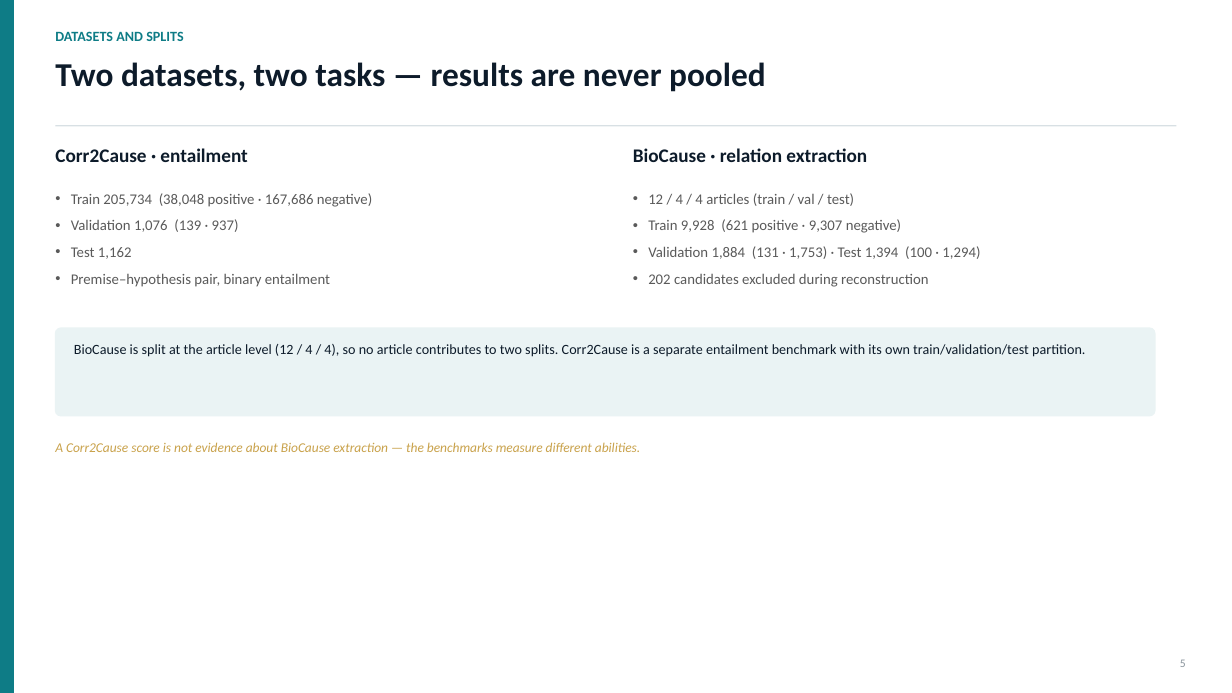
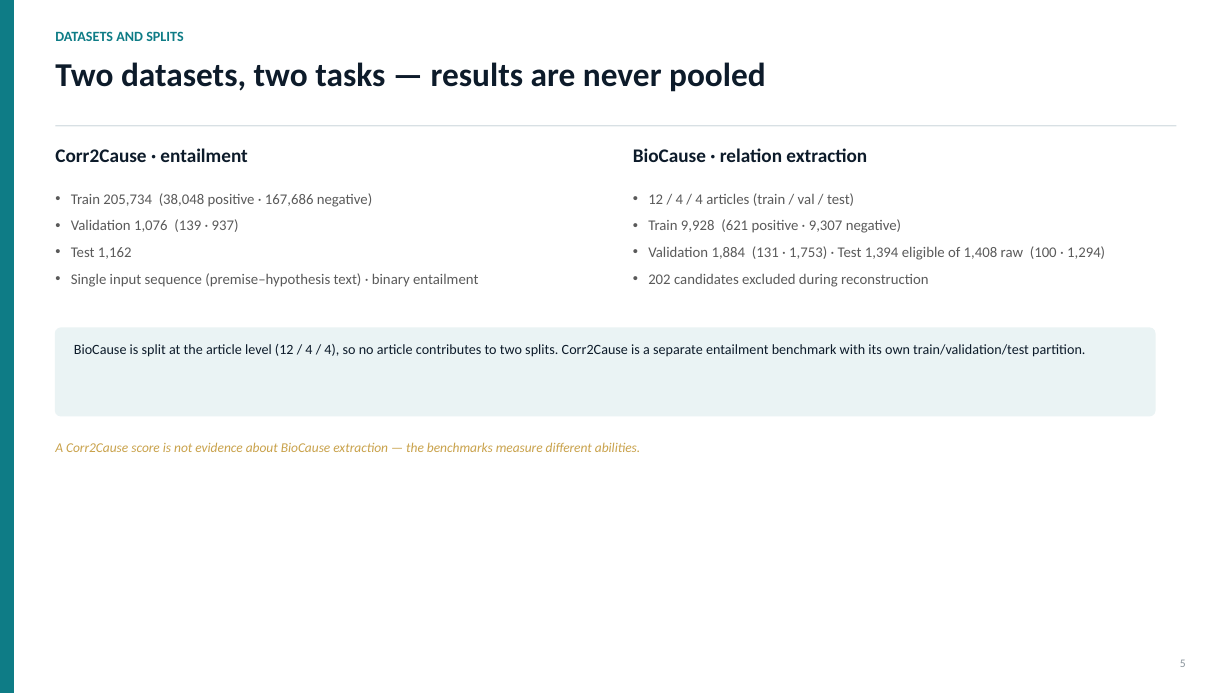
Before and after one commit to alpha-sml/causal-nlp-reasoning, a slide deck: slide 5 of reports/dl_phase.pptx. Drawn at 1232x693 pixels with LibreOffice and Linux fonts; fonts in the diff are those of the drawing. Boxes give left, top, right and bottom in pixels: in the first picture for what was removed or moved away, otherwise in the second. Text is boxed around its words. In the diff, an @@ line names an element or a change of style, - is before the commit and + after.

```diff
--- a/reports/dl_phase.pptx
+++ b/reports/dl_phase.pptx
@@ text at box(648, 246, 1105, 260): text changed @@
-• Validation 1,884 (131 · 1,753) · Test 1,394 (100 · 1,294)
+• Validation 1,884 (131 · 1,753) · Test 1,394 eligible of 1,408 raw (100 · 1,294)
@@ text at box(71, 273, 478, 287): text changed @@
-• Premise–hypothesis pair, binary entailment
+• Single input sequence (premise–hypothesis text) · binary entailment
```
Also in this commit, not shown: 1 other slide changed, 1 other file.
